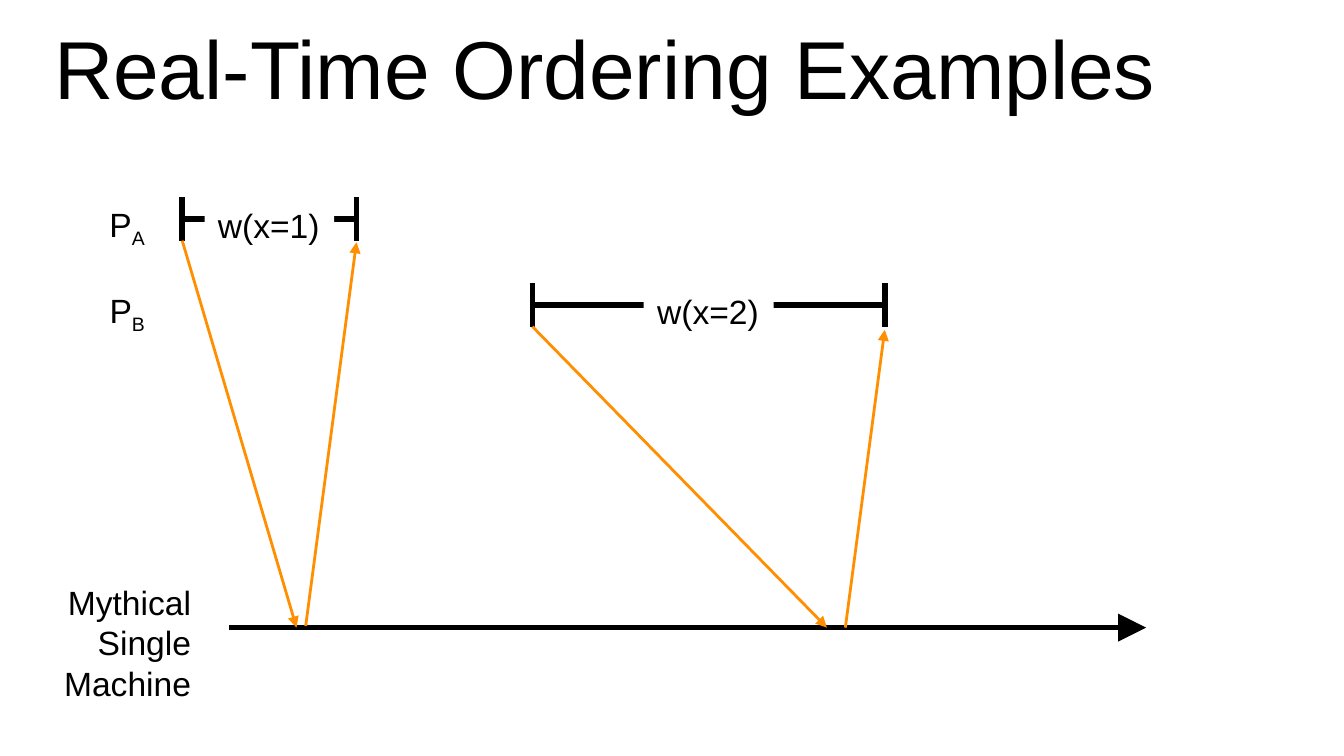
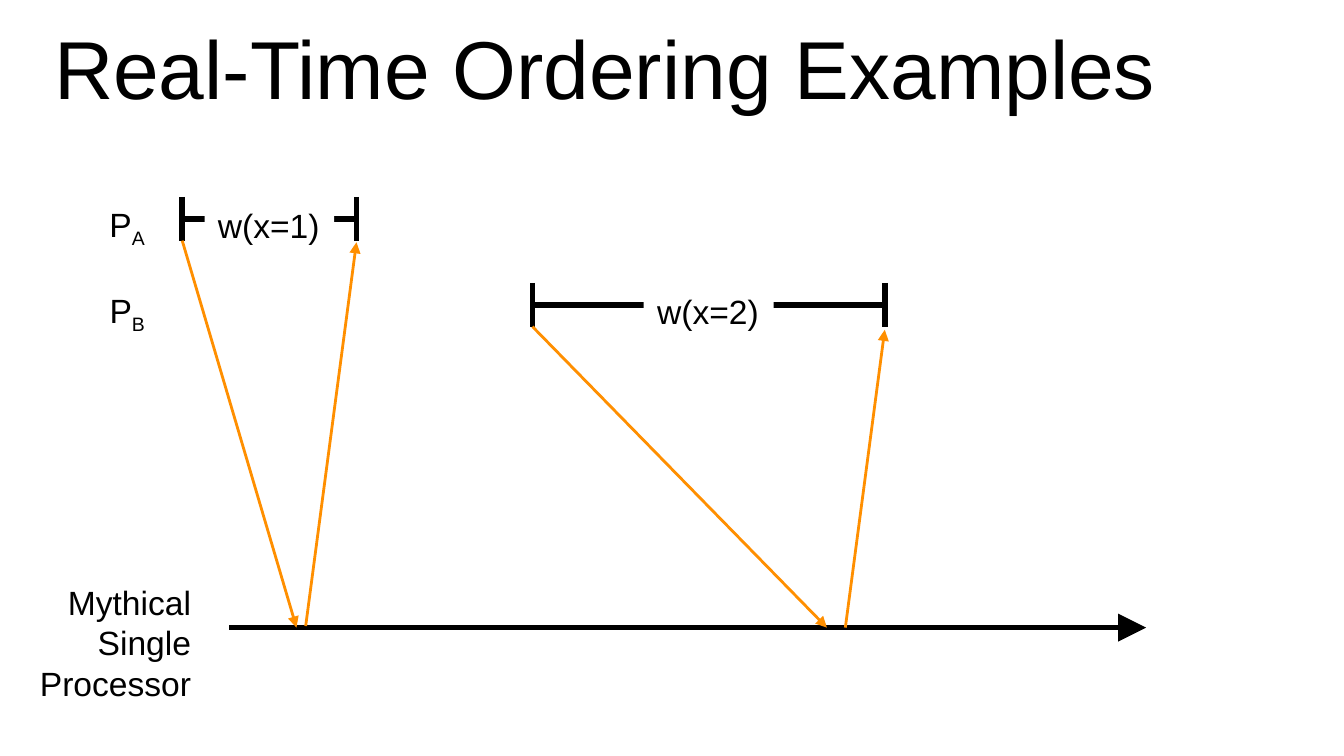
Before and after one commit to cos316/cos316-web, a slide deck: slide 11 of lectures/L17-consistency.pptx. Drawn at 1344x756 pixels with LibreOffice and Linux fonts; fonts in the diff are those of the drawing. Boxes give left, top, right and bottom in pixels: in the first picture for what was removed or moved away, otherwise in the second. Text is boxed around its words. In the diff, an @@ line names an element or a change of style, - is before the commit and + after.

```diff
--- a/lectures/L17-consistency.pptx
+++ b/lectures/L17-consistency.pptx
@@ text "Mythical": place and size @@
-text "Mythical" at [64,590,191,697]
+text "Mythical" at [40,590,191,697]
@@ text at [40,673,191,697]: text changed @@
-Machine
+Processor
```
Also in this commit, not shown: 8 other slides changed, 1 other file.
